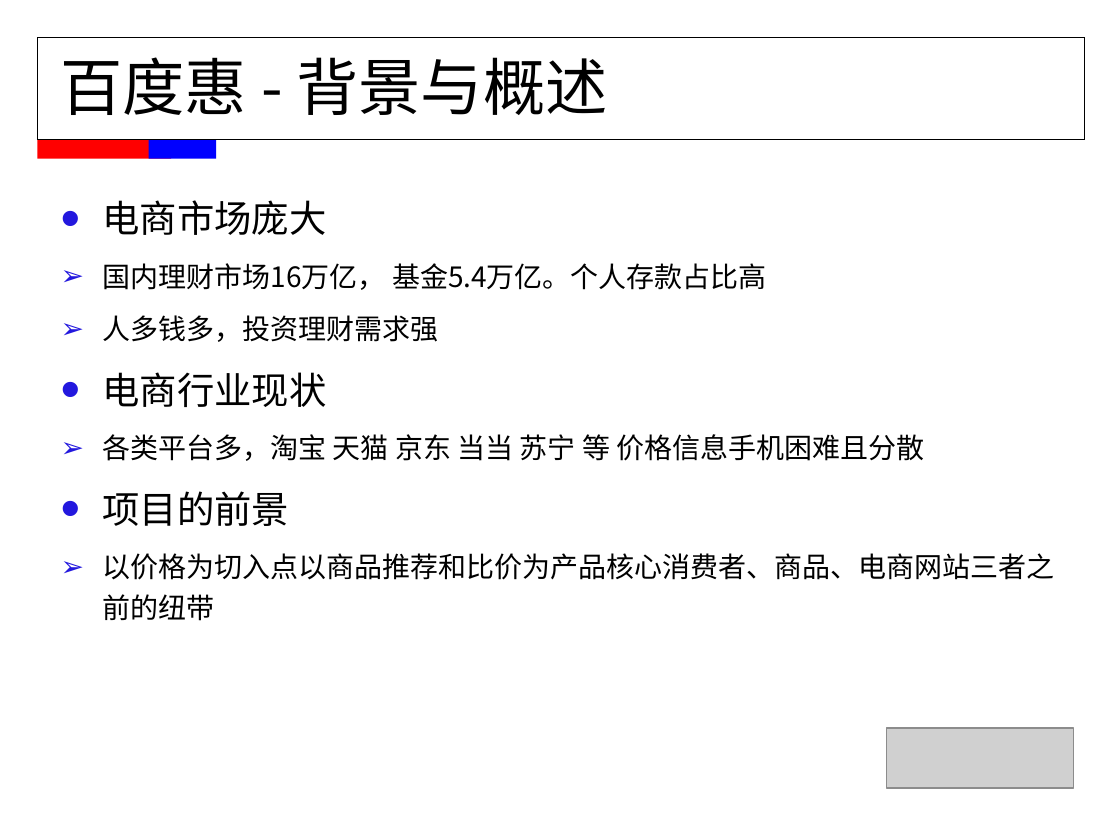
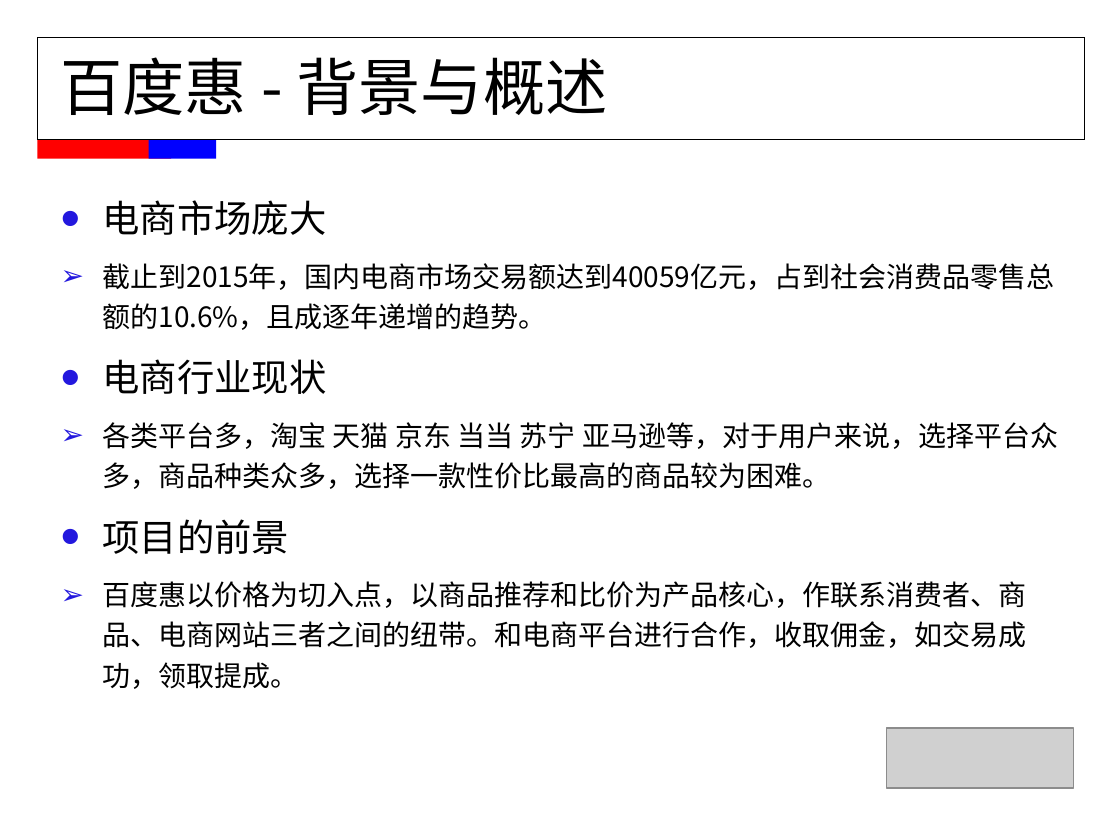
Before and after one commit to FridayAndHoliday/ElenaCodeManager, a slide deck: slide 4 of document/MMS职称评定-董伟平.ppt (slide 6 before the commit). Drawn at 1120x840 pixels with LibreOffice and Linux fonts; fonts in the diff are those of the drawing; grey boxes stand for pictures. Boxes give left, top, right and bottom in pixels: in the first picture for what was removed or moved away, otherwise in the second. Text is boxed around its words. In the diff, an @@ line names an element or a change of style, - is before the commit and + after.

```diff
--- a/document/MMS职称评定-董伟平.ppt
+++ b/document/MMS职称评定-董伟平.ppt
@@ text at (103, 263, 1055, 330): text changed @@
-  ➢ 国内理财市场16万亿， 基金5.4万亿。个人存款占比高
-  ➢ 人多钱多，投资理财需求强
+  ➢ 截止到2015年，国内电商市场交易额达到40059亿元，占到社会消费品零售总额的10.6%，且成逐年递增的趋势。
@@ text at (103, 422, 1058, 489): text changed @@
-  ➢ 各类平台多，淘宝 天猫 京东 当当 苏宁 等 价格信息手机困难且分散
+  ➢ 各类平台多，淘宝 天猫 京东 当当 苏宁 亚马逊等，对于用户来说，选择平台众多，商品种类众多，选择一款性价比最高的商品较为困难。
@@ text at (103, 581, 1027, 689): text changed @@
-  ➢ 以价格为切入点以商品推荐和比价为产品核心消费者、商品、电商网站三者之前的纽带
+  ➢ 百度惠以价格为切入点，以商品推荐和比价为产品核心，作联系消费者、商品、电商网站三者之间的纽带。和电商平台进行合作，收取佣金，如交易成功，领取提成。
```
Also in this commit, not shown: 7 other slides changed, 1 slide removed.
